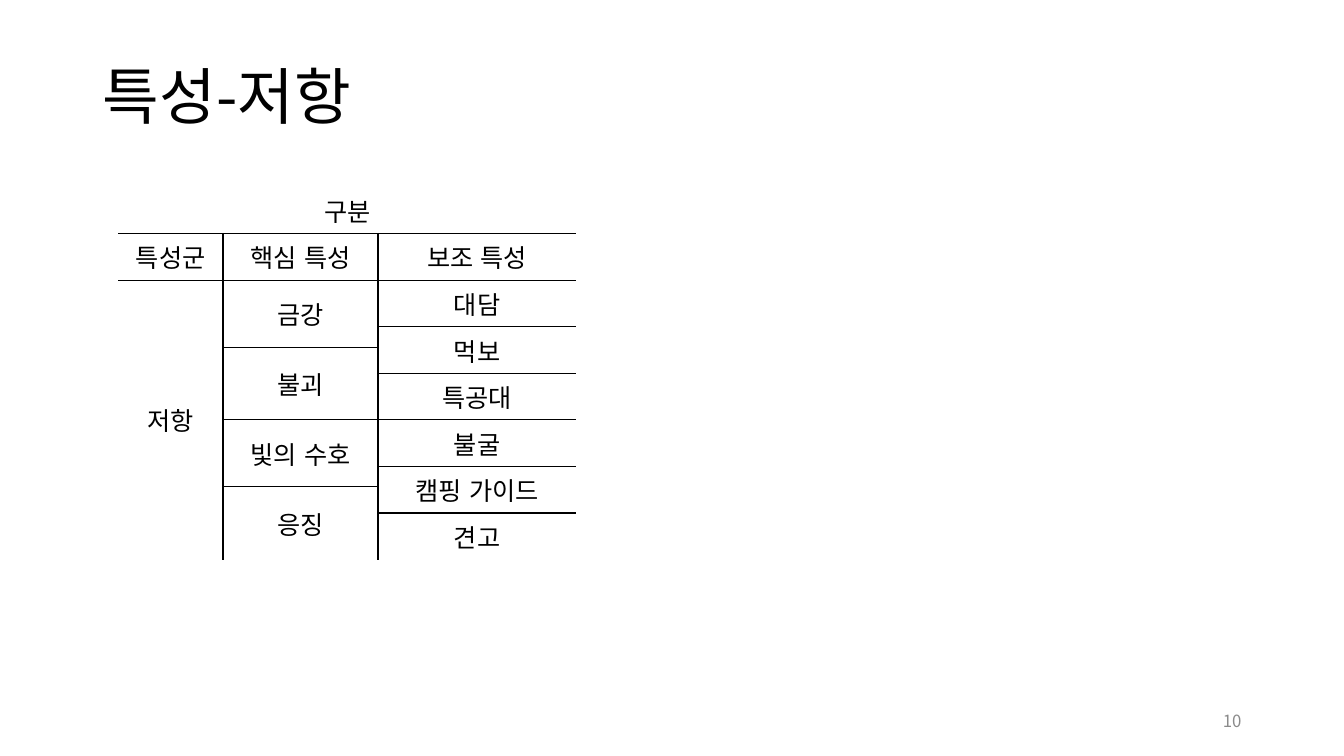
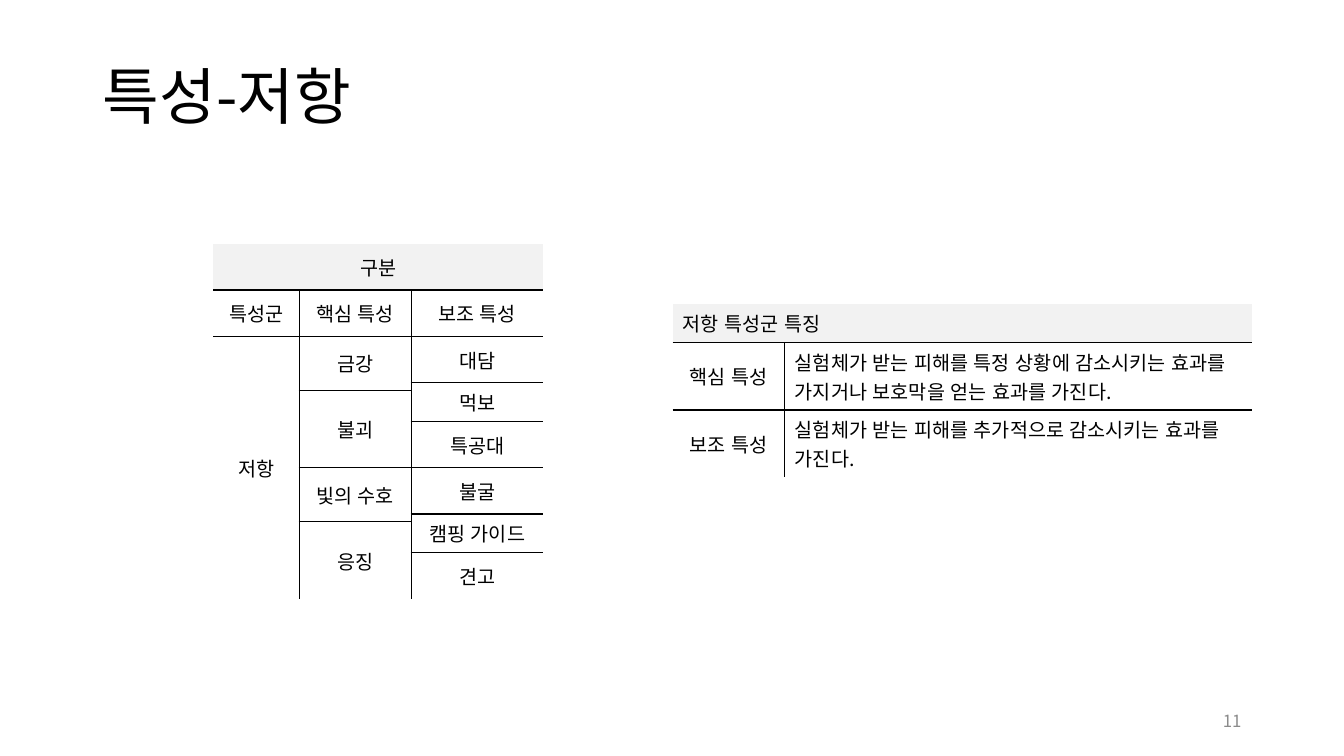
Before and after one commit to yjk0401/unityenginebasic_9th, a slide deck: slide 11 of 기획/이터널 리턴/이터널 리턴 역기획서.pptx (slide 10 before the commit). Drawn at 1344x756 pixels with LibreOffice and Linux fonts; fonts in the diff are those of the drawing. Boxes give left, top, right and bottom in pixels: in the first picture for what was removed or moved away, otherwise in the second. Text is boxed around its words. In the diff, an @@ line names an element or a change of style, - is before the commit and + after.

```diff
--- a/기획/이터널 리턴/이터널 리턴 역기획서.pptx
+++ b/기획/이터널 리턴/이터널 리턴 역기획서.pptx
@@ table at [214, 244, 543, 589] @@
@@ fill none to #F2F2F2 in row 1, column 1 @@
@@ size 18 to 14 pt @@
@@ table: place and size @@
-table at [118, 187, 577, 553]
+table at [214, 244, 543, 589]
@@ table added at [673, 304, 1251, 472], 3 rows, 2 columns @@
+저항 특성군 특징 | 
+핵심 특성 | 실험체가 받는 피해를 특정 상황에 감소시키는 효과를 가지거나 보호막을 얻는 효과를 가진다.
+보조 특성 | 실험체가 받는 피해를 추가적으로 감소시키는 효과를 가진다.
@@ page number at [1223, 715, 1242, 727]: text changed @@
-10
+11
```
Also in this commit, not shown: 6 other slides changed, 10 slides added.
